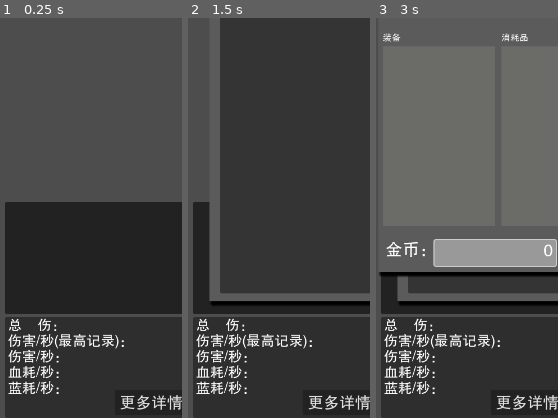
Above: before the commit, frames 1-3 (left to right).
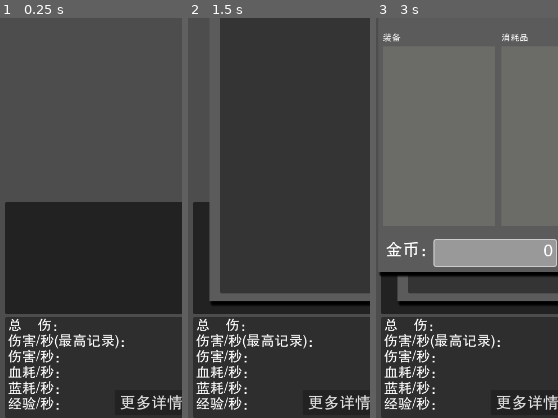
Above: after the commit, the same moments.

Repository: limingboGitHub/TextAdventure
Game: Godot game, scene res://src/scenes/game/world.tscn
The game is run twice, just before and just after one commit, with the same random seed, the same clock (stepped at 60 frames per second) and the same inputs. This scene is started directly instead of the project's main scene.
Inputs:
- Up to frame 1 (0.25 s): no input
- Up to frame 2 (1.5 s): click "大地图" at 0.5 s; click "休息" at 1.25 s
- Up to frame 3 (3 s): click "挂机战斗" at 2 s; click "背包" at 2.75 s
The pictures show only the part of the screen within x 0-50%, y 32-82%; the shares and areas given below are measured in that part.

The runs differ from the first frame. In frame 1, 0.5% of the frame differs, in the area x 4-33%, y 94-98%; in frame 2, 0.5%; in frame 3, 0.5%.
Error in both runs: Attempt to call function 'get_as_text' in base 'null instance' on a null instance. (res://src/core/res_manager.gd:215)

Commit message:
feat: 新增经验值统计功能

Diff:
--- a/src/scenes/game/world.gd
+++ b/src/scenes/game/world.gd
@@ -328,6 +328,8 @@
 			$CanvasLayer/UI/MsgControl.add_msg("经验值 +" + str(value))
 	else:
 		$CanvasLayer/UI/MsgControl.add_msg("经验值 " + str(value))
+	# 更新经验值统计
+	$CanvasLayer/UI/StatsInfoControl.player_exp_gain(value + increase_value)
 
 
 func _update_player_exp_bar(data_role: DataRole):
--- a/src/scenes/stats_info_control.gd
+++ b/src/scenes/stats_info_control.gd
@@ -15,16 +15,18 @@
 var _total_damage: int = 0
 var _total_hp_cost: int = 0
 var _total_mp_cost: int = 0
-
+var _total_exp: int = 0
 # 计算结果
 var dps: float = 0  # 伤害/秒
 var hps: float = 0  # 血耗/秒
 var mps: float = 0  # 蓝耗/秒
+var experence: float = 0  # 经验/秒
 
 # UI引用
 @onready var _dps_label: Label = $VBoxContainer/Damage
 @onready var _hps_label: Label = $VBoxContainer/HP
 @onready var _mps_label: Label = $VBoxContainer/MP
+@onready var _exp_label: Label = $VBoxContainer/Exp
 @onready var _stats_timer: Timer = $StatsTimer
 @onready var _total_damage_max_record_label: Label = $VBoxContainer/DamageMaxRecord
 @onready var _all_damage_label: Label = $VBoxContainer/AllDamage
@@ -51,6 +53,7 @@
 	dps = _total_damage / STATS_INTERVAL
 	hps = _total_hp_cost / STATS_INTERVAL
 	mps = _total_mp_cost / STATS_INTERVAL
+	experence = _total_exp / STATS_INTERVAL
 
 	# 更新最高DPS记录
 	if dps > SingletonGame.dps_max_record:
@@ -75,13 +78,15 @@
 		_hps_label.text = "血耗/秒: %d" % int(hps)
 	if _mps_label:
 		_mps_label.text = "蓝耗/秒: %d" % int(mps)
-
+	if _exp_label:
+		_exp_label.text = "经验/秒: %d" % int(experence)
 
 ## 重置统计数据
 func _reset_stats():
 	_total_damage = 0
 	_total_hp_cost = 0
 	_total_mp_cost = 0
+	_total_exp = 0
 
 
 ## 玩家造成了伤害
@@ -101,6 +106,11 @@
 	_total_mp_cost += mp
 
 
+## 玩家获得了经验
+func player_exp_gain(exp: int):
+	_total_exp += exp
+
+
 func _on_button_pressed() -> void:
 	## 测试代码，添加伤害
 	var damage = DataDamage.new(DataDamage.TYPE.PHYSICAL, DataDamage.SOURCE_TYPE.PLAYER, 100)
--- a/src/scenes/stats_info_control.tscn
+++ b/src/scenes/stats_info_control.tscn
@@ -49,6 +49,11 @@
 theme_override_font_sizes/font_size = 25
 text = "蓝耗/秒："
 
+[node name="Exp" type="Label" parent="VBoxContainer"]
+layout_mode = 2
+theme_override_font_sizes/font_size = 25
+text = "经验/秒："
+
 [node name="StatsTimer" type="Timer" parent="."]
 
 [node name="DetailsButton" type="Button" parent="."]
